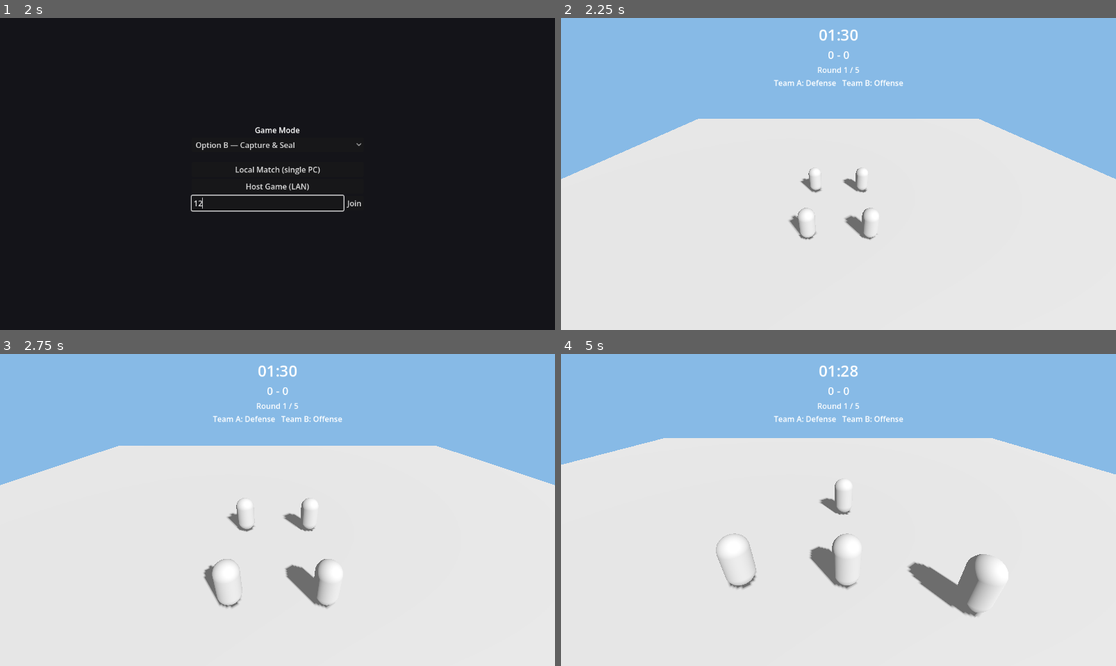
Above: before the commit, frames 1-4 (two rows, left to right).
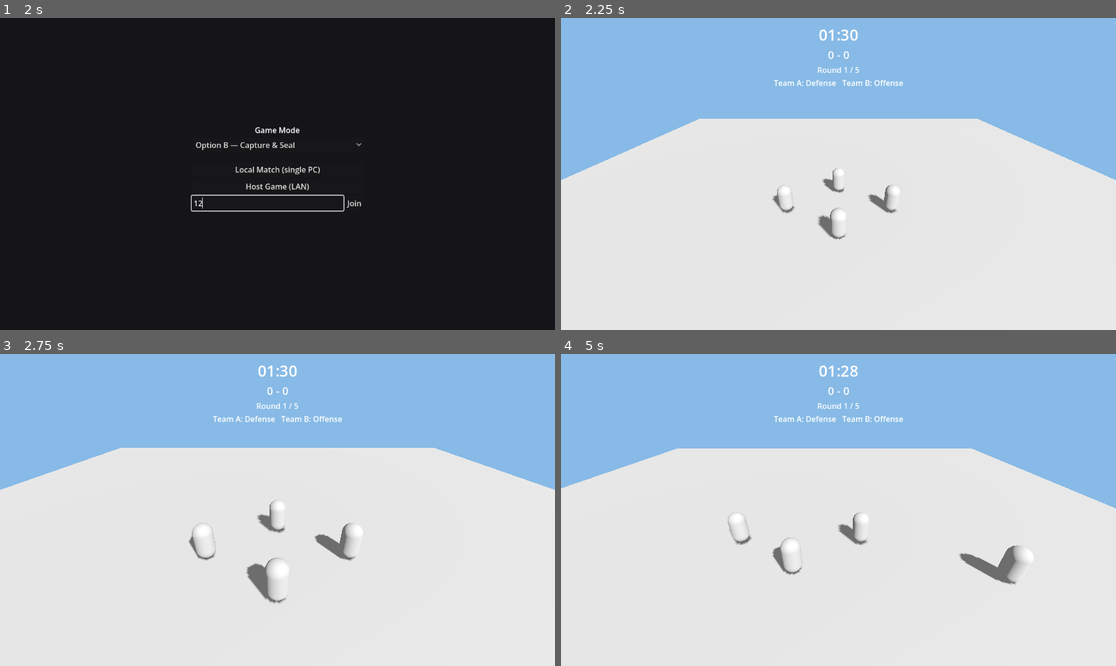
Above: after the commit, the same moments.

Repository: DOST-GameDEV/DOST-GameDev
Game: Godot game, scene res://scenes/ui/MainMenu.tscn
Two runs of this game, one before a commit and one after it. Both use one fixed random seed, a clock stepped at 60 frames per second and the inputs below.
Inputs (mouse positions are in pixels of both pictures, inside the frame that each line leads up to):
- Up to frame 1 (2 s): click "Start" at 0.5 s; click (266, 202) at 1.27 s; type "12" at 1.35 s
- Up to frame 2 (2.25 s): click "Local Match (single PC)" at 2 s
- Up to frame 3 (2.75 s): no input
- Up to frame 4 (5 s): tap Enter (bump_p2) at 2.75, 3.6 s; hold D (move_right_p1) 2.78-3.53 s; tap Space (bump_p1) at 2.85 s; hold S (move_down_p1) 3.53-4.28 s; hold D (move_right_p1) from 4.28 s (still down); tap Ctrl (guard_dash_p2) at 4.35 s

Frame 1 is identical in both runs. In frame 2, 1.4% of the frame differs, in the area x 0-100%, y 32-72%; in frame 3, 3.4%; in frame 4, 8.6%, in the area x 0-100%, y 26-85%.

Commit message:
Fix B-49: is_networked() read true in local test this whole time
Godot 4's multiplayer.multiplayer_peer defaults to an
OfflineMultiplayerPeer sentinel, not null, and
multiplayer.has_multiplayer_peer() reports true for it. Confirmed by
printing multiplayer.multiplayer_peer at main.gd::_ready() in a real
headless run: <OfflineMultiplayerPeer#...>, before host_game() or
join_game() had ever been called.

NetworkManager.is_networked() was `return
multiplayer.has_multiplayer_peer()`, so it read true for the plain
single-PC/split-keyboard local-test flow too. Most `if
NetworkManager.is_networked(): ...` gates in the codebase were
accidentally harmless because is_host() (is_networked() and
multiplayer.is_server()) was ALSO accidentally true — the default peer
reports as server — so a paired "networked and not host, skip" check
never actually skipped anything locally.

There's no such accidental save in
main.gd::_on_match_round_started, which branches on is_networked()
alone: it took the networked branch and iterated
_spawned_characters, which is always empty outside a real match, so
from round 2 onward the entire per-round reset (position,
is_can/team_is_can_side recompute, RoundManager.register_can())
silently did nothing for any local-test unit. Caught while building
and verifying the kill plane (next commit) by actually running the
local flow instead of reading the code.

NetworkManager now tracks an explicit _is_networked flag, set true
only inside host_game()/join_game() and false on disconnect/failure.
Verified with a real headless run: _on_match_round_started now reports
is_networked=false locally and the reset loop actually executes.

Diff:
--- a/scripts/systems/network_manager.gd
+++ b/scripts/systems/network_manager.gd
@@ -28,6 +28,23 @@
 const MAX_PLAYERS: int = 4
 
 var connected_peer_ids: Array[int] = []
+## B-49: Godot 4's `multiplayer.multiplayer_peer` defaults to an
+## `OfflineMultiplayerPeer` sentinel, NOT null, and `multiplayer.has_multiplayer_peer()`
+## reports `true` for it — so `is_networked()` used to read `true` even for
+## the plain single-PC/split-keyboard local-test flow, which never calls
+## `host_game()`/`join_game()` at all. That silently sent every
+## `if NetworkManager.is_networked(): ...` branch throughout the codebase down
+## its "networked" path in local play. Most of those happened to be harmless
+## (`is_host()` was ALSO accidentally true, since the default peer reports as
+## server too, so "networked and not host" gates never actually skipped
+## anything) — but main.gd::_on_match_round_started branches on `is_networked()`
+## alone with no such accidental save: it took the networked branch and
+## iterated `_spawned_characters`, which is always empty in local test, so the
+## ENTIRE per-round reset (position, is_can/team_is_can_side recompute,
+## RoundManager.register_can()) silently did nothing for any local-test unit
+## from round 2 onward. Track "actually networked" explicitly instead of
+## trusting the engine's default-peer sentinel.
+var _is_networked: bool = false
 
 func _ready() -> void:
 	multiplayer.peer_connected.connect(_on_peer_connected)
@@ -45,6 +62,7 @@
 		push_error("NetworkManager: failed to host on port %d (error %d)" % [port, err])
 		return err
 	multiplayer.multiplayer_peer = peer
+	_is_networked = true
 	connected_peer_ids = [multiplayer.get_unique_id()]
 	server_created.emit()
 	return OK
@@ -56,6 +74,7 @@
 		push_error("NetworkManager: failed to connect to %s:%d (error %d)" % [address, port, err])
 		return err
 	multiplayer.multiplayer_peer = peer
+	_is_networked = true
 	return OK
 
 func disconnect_network() -> void:
@@ -63,11 +82,13 @@
 		multiplayer.multiplayer_peer.close()
 	multiplayer.multiplayer_peer = null
 	connected_peer_ids.clear()
+	_is_networked = false
 
-## True once a peer (host or client) has been created — false for the plain
-## single-PC/split-keyboard prototype flow, which keeps working unchanged.
+## True once host_game()/join_game() actually ran — false for the plain
+## single-PC/split-keyboard prototype flow. See _is_networked doc (B-49) for
+## why this can't just be multiplayer.has_multiplayer_peer().
 func is_networked() -> bool:
-	return multiplayer.has_multiplayer_peer()
+	return _is_networked
 
 func is_host() -> bool:
 	return is_networked() and multiplayer.is_server()
@@ -87,9 +108,11 @@
 
 func _on_connection_failed() -> void:
 	multiplayer.multiplayer_peer = null
+	_is_networked = false
 	connection_failed.emit()
 
 func _on_server_disconnected() -> void:
 	multiplayer.multiplayer_peer = null
 	connected_peer_ids.clear()
+	_is_networked = false
 	server_disconnected.emit()
